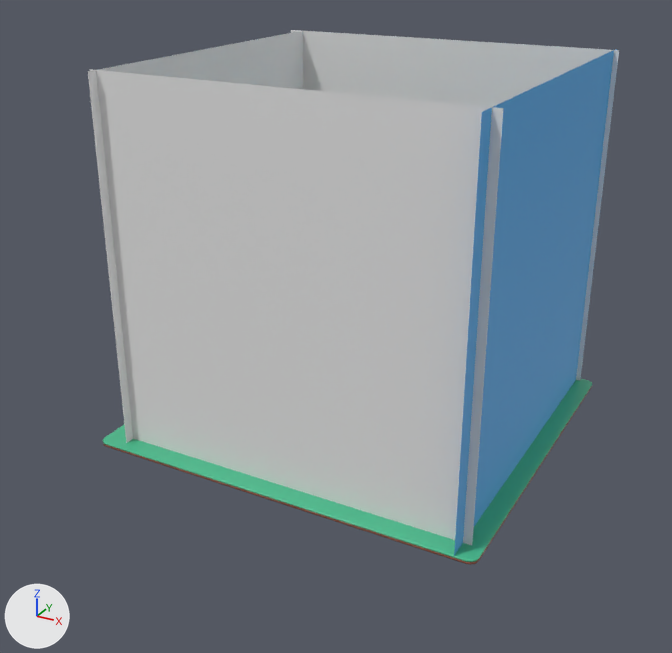
One commit to the Blender file JumpUp!/map.blend: the scene before it, then after it.
Both versions are drawn from a 50 mm camera at (74.0, -144.9, 90.0) aimed at (-1.9, -7.1, 21.1). The axes (+X, +Y, +Z) are drawn at lower left. The lights are the same throughout.

The scene before the commit, as lines of its bpy script (objects in view):
```python
ob_plane_001 = bpy.data.objects.new('Plane.001', me_plane_001)
ob_plane_001.location = (-0.1, 33.0, 34.2)
ob_plane_001.rotation_euler = (1.571, 0.0, 0.0)  # degrees (90, 0, 0)
ob_plane_001.scale = (34.8, 33.8, 1.0)
ob_plane_002 = bpy.data.objects.new('Plane.002', me_plane_002)
ob_plane_002.location = (-32.0, 0.4, 34.2)
ob_plane_002.rotation_euler = (1.571, 0.0, 1.571)  # degrees (90, 0, 90)
ob_plane_002.scale = (33.0, 33.8, 1.0)
ob_plane_003 = bpy.data.objects.new('Plane.003', me_plane_003)
ob_plane_003.location = (0.9, -30.7, 34.2)
ob_plane_003.rotation_euler = (-1.571, 0.0, 0.0)  # degrees (-90, 0, 0)
ob_plane_003.scale = (34.3, 33.8, 1.0)
ob_plane_004 = bpy.data.objects.new('Plane.004', me_plane_004)
ob_plane_004.location = (33.7, 0.4, 34.2)
ob_plane_004.rotation_euler = (1.571, 0.0, -1.571)  # degrees (90, 0, -90)
ob_plane_004.scale = (34.8, 33.8, 1.0)
ob_tilelarge_forest = bpy.data.objects.new('tileLarge_forest', me_cube_1399)
ob_tilelarge_forest.location = (0.0, 0.0, 0.0)
ob_tilelarge_forest.rotation_euler = (1.571, 0.0, 0.0)  # degrees (90, 0, 0)
ob_tilelarge_forest.scale = (12.4, 1.0, 11.4)
```
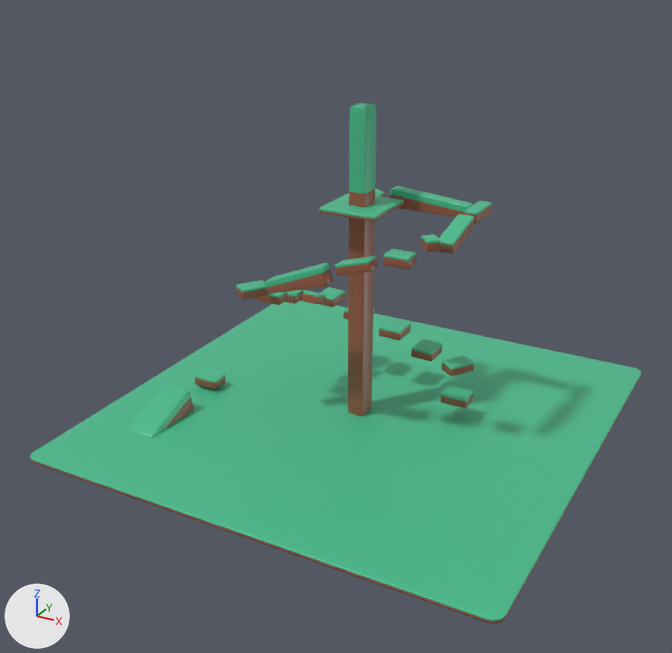
Where the change shows, as pixel boxes [x1, y1, x2, y2] in the pictures (672 x 653 px):
'Plane.003', hidden
    before: [89, 69, 503, 545]
'tileLarge_forest', rescaled
    before: [103, 379, 592, 565]
    after: [30, 301, 641, 624]
'Plane.004', hidden (blue)
    before: [454, 49, 617, 556]
'Plane.001', hidden
    before: [291, 30, 619, 380]
'Plane.002', hidden
    before: [88, 31, 303, 443]
'tileHigh_forest.017', unchanged, uncovered by the edit
    after: [348, 103, 376, 416]
'tileSlopeLowMedium_forest', unchanged, uncovered by the edit
    after: [129, 385, 194, 438]

The change in detail:
Object 'tileLarge_forest' (ob_tilelarge_forest) is rescaled from (12.4, 1.0, 11.4) to (15.0, 1.0, 15.0).
Object 'Plane.001' (ob_plane_001) moves from (-0.1, 33.0, 34.2) to (0.0, 42.0, 34.2).
Object 'Plane.001' (ob_plane_001) is rescaled from (34.8, 33.8, 1.0) to (42.0, 35.0, 1.0).
Object 'Plane.001' (ob_plane_001) is now hidden.
Object 'Plane.002' (ob_plane_002) moves from (-32.0, 0.4, 34.2) to (-42.0, 0.0, 34.0).
Object 'Plane.002' (ob_plane_002) is rescaled from (33.0, 33.8, 1.0) to (42.0, 35.0, 1.0).
Object 'Plane.002' (ob_plane_002) is now hidden.
Object 'Plane.003' (ob_plane_003) moves from (0.9, -30.7, 34.2) to (0.0, -42.0, 34.2).
Object 'Plane.003' (ob_plane_003) is rescaled from (34.3, 33.8, 1.0) to (42.0, 35.0, 1.0).
Object 'Plane.003' (ob_plane_003) is now hidden.
Object 'Plane.004' (ob_plane_004) moves from (33.7, 0.4, 34.2) to (42.0, 0.0, 34.0).
Object 'Plane.004' (ob_plane_004) is rescaled from (34.8, 33.8, 1.0) to (42.0, 35.0, 1.0).
Object 'Plane.004' (ob_plane_004) is now hidden.
